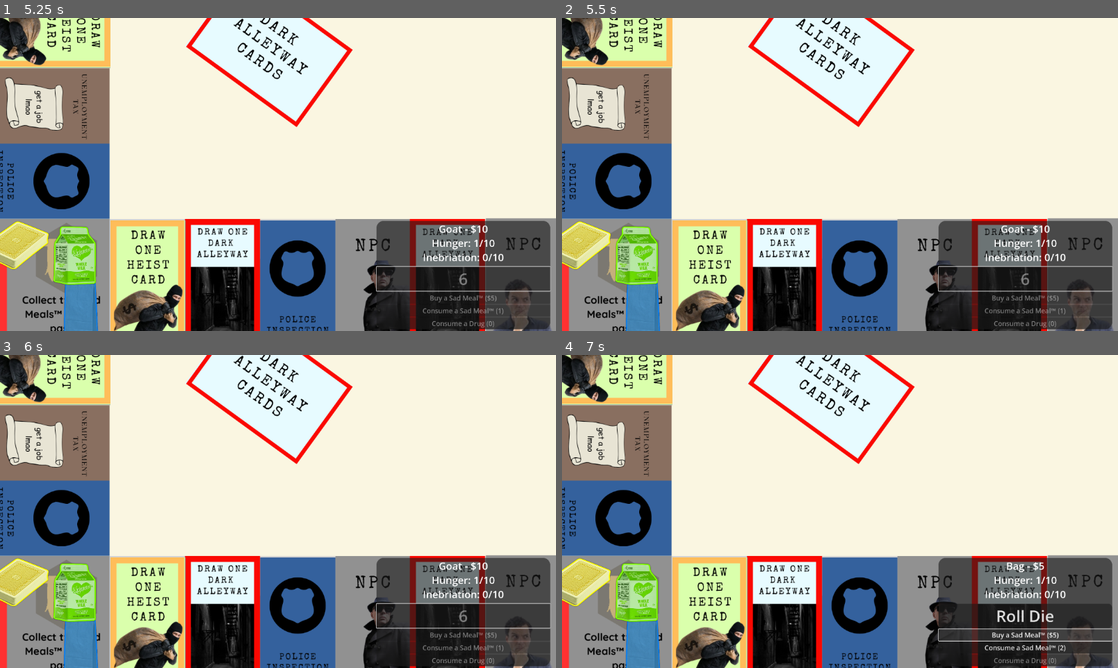
Above: before the commit, frames 1-4 (two rows, left to right).
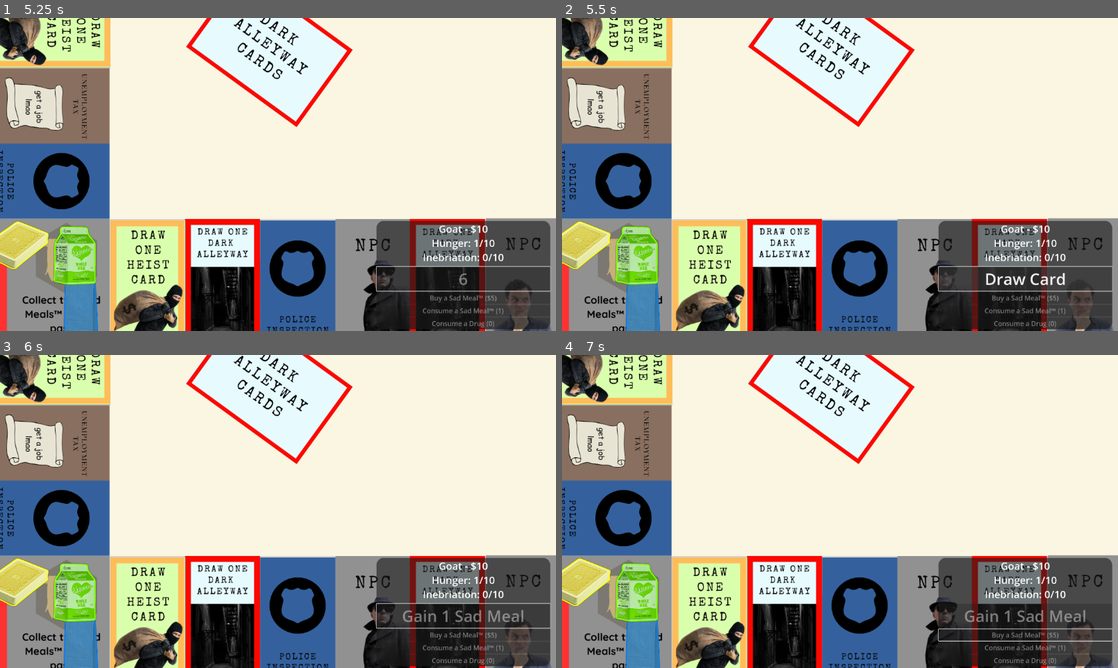
Above: after the commit, the same moments.

Repository: Dead-Vortex/unemployment-simulator
Game: Godot game, scene res://board.tscn
The game is run twice, just before and just after one commit, with the same random seed, the same clock (stepped at 60 frames per second) and the same inputs.
Inputs (mouse positions are in pixels of both pictures, inside the frame that each line leads up to):
- Up to frame 1 (5.25 s): click "Roll Die" at 0.5 s; tap Enter at 1.25, 2.75, 4.25 s; tap Down (camera_down) at 1.35 s; tap Space at 2, 3.5 s; tap Left (camera_left) at 2.1 s; tap Right (camera_right) at 2.85 s; tap Up (camera_up) at 3.6 s; tap = (camera_zoom_in) at 4.35 s; tap - (camera_zoom_out) at 5.1 s
- Up to frame 2 (5.5 s): no input
- Up to frame 3 (6 s): click (461, 614) at 5.75 s, where only the run after the commit has a clickable "Draw Card"
- Up to frame 4 (7 s): click (1023, 633) at 6.5 s, where only the run before the commit has a clickable "Buy a Sad Meal™ ($5)"

Frame 1 is identical in both runs. In frame 2, 0.3% of the frame differs, in the area x 76-91%, y 81-86%; in frame 3, 0.3%; in frame 4, 1.0%, in the area x 68-96%, y 66-96%.

Commit message:
implemented more board spaces and jail
- variable for how many players are alive
- added ui for heist/npc spaces (and more?)
- dark alleyway now functions
- fixed a bug that stopped literally every board space except police inspection from working (indentation)
- probably more but i dont remember

Diff:
--- a/board.tscn
+++ b/board.tscn
@@ -193,7 +193,7 @@
 layout_mode = 2
 theme_override_font_sizes/font_size = 55
 theme_override_styles/normal = SubResource("StyleBoxFlat_mgc1s")
-text = "Player has drugs, go to jail"
+text = "Roll Die"
 
 [node name="BuySadMeal" type="Button" parent="CanvasLayer/PanelContainer/VBoxContainer"]
 layout_mode = 2
@@ -211,8 +211,43 @@
 theme_override_font_sizes/font_size = 23
 disabled = true
 text = "Consume a Drug (0)"
+
+[node name="SpaceUI" type="PanelContainer" parent="CanvasLayer"]
+visible = false
+offset_left = 25.0
+offset_top = 700.0
+offset_right = 625.003
+offset_bottom = 953.355
+
+[node name="VBoxContainer" type="VBoxContainer" parent="CanvasLayer/SpaceUI"]
+layout_mode = 2
+
+[node name="PoorTextLabel" type="RichTextLabel" parent="CanvasLayer/SpaceUI/VBoxContainer"]
+custom_minimum_size = Vector2(0, 120)
+layout_mode = 2
+theme_override_font_sizes/normal_font_size = 25
+text = "Text that shows up when you land on a space
+Thank you for reading my source code
+more line testing to see howlong the textbox can go ooooooooooooooooo"
+fit_content = true
+horizontal_alignment = 1
+vertical_alignment = 1
+
+[node name="Button1" type="Button" parent="CanvasLayer/SpaceUI/VBoxContainer"]
+custom_minimum_size = Vector2(0, 80)
+layout_mode = 2
+theme_override_font_sizes/font_size = 30
+text = "Button 1 Text"
+
+[node name="Button2" type="Button" parent="CanvasLayer/SpaceUI/VBoxContainer"]
+custom_minimum_size = Vector2(0, 80)
+layout_mode = 2
+theme_override_font_sizes/font_size = 30
+text = "Some other action"
 
 [connection signal="pressed" from="CanvasLayer/PanelContainer/VBoxContainer/Dice" to="." method="_on_dice_roll_button_pressed"]
 [connection signal="pressed" from="CanvasLayer/PanelContainer/VBoxContainer/BuySadMeal" to="." method="_on_buy_sad_meal_button_pressed"]
 [connection signal="pressed" from="CanvasLayer/PanelContainer/VBoxContainer/SadMeal" to="." method="_on_eat_sad_meal_pressed"]
 [connection signal="pressed" from="CanvasLayer/PanelContainer/VBoxContainer/Drug" to="." method="_on_use_drug_pressed"]
+[connection signal="pressed" from="CanvasLayer/SpaceUI/VBoxContainer/Button1" to="." method="_on_second_ui_button_1_pressed"]
+[connection signal="pressed" from="CanvasLayer/SpaceUI/VBoxContainer/Button2" to="." method="_on_second_ui_button_2_pressed"]
--- a/scripts/game.gd
+++ b/scripts/game.gd
@@ -9,6 +9,7 @@
 @onready var player4 = $Milk # these might be useless? if they are i will remove them (this is a reminder)
 var player_piece_names : Dictionary = {1: "Goat", 2: "Bag", 3: "Cards", 4: "Milk"}
 var current_player : int = 1
+var living_humans : int = 4
 
 # UI
 @onready var status_label = $CanvasLayer/PanelContainer/VBoxContainer/StatusLabel
@@ -17,16 +18,25 @@
 @onready var eat_sad_meal_button = $CanvasLayer/PanelContainer/VBoxContainer/SadMeal
 @onready var rhymes_with_grug_button = $CanvasLayer/PanelContainer/VBoxContainer/Drug # I have an idea!
 
+# Other shitty ui i needed for some bullshit
+@onready var second_ui = $CanvasLayer/SpaceUI
+@onready var second_ui_text_label = $CanvasLayer/SpaceUI/VBoxContainer/PoorTextLabel
+@onready var second_ui_button1 = $CanvasLayer/SpaceUI/VBoxContainer/Button1
+@onready var second_ui_button2 = $CanvasLayer/SpaceUI/VBoxContainer/Button2
+
 # Turn logic
 var before_turn : bool = true
 signal die_rolled
 var die_roll : int = 2
 
+var die_roll_jail1 : int = 1
+var die_roll_jail2 : int = 2
+
 var player_stats : Array = [ # Self explanitory.
-	{"money": 10, "hunger": 0, "inebriation": 0, "sadmeals": 1, "drugs": 0, "space": 0, "alive": true},
-	{"money": 10, "hunger": 0, "inebriation": 0, "sadmeals": 1, "drugs": 0, "space": 0, "alive": true},
-	{"money": 10, "hunger": 0, "inebriation": 0, "sadmeals": 1, "drugs": 0, "space": 0, "alive": true},
-	{"money": 10, "hunger": 0, "inebriation": 0, "sadmeals": 1, "drugs": 0, "space": 0, "alive": true}
+	{"money": 10, "hunger": 0, "inebriation": 0, "sadmeals": 1, "drugs": 0, "space": 0, "jail": 0, "alive": true},
+	{"money": 10, "hunger": 0, "inebriation": 0, "sadmeals": 1, "drugs": 0, "space": 0, "jail": 0, "alive": true},
+	{"money": 10, "hunger": 0, "inebriation": 0, "sadmeals": 1, "drugs": 0, "space": 0, "jail": 0, "alive": true},
+	{"money": 10, "hunger": 0, "inebriation": 0, "sadmeals": 1, "drugs": 0, "space": 0, "jail": 0, "alive": true}
 ]
 
 # Board Spaces
@@ -40,16 +50,28 @@
 # Just Visiting - 14
 # Bar - 21
 
+# Cards
+var dark_alleyway_cards : Array = [0, 0, 0, 0, 0, 1, 2, 2, 2, 1, 1, 1, 3, 3, 3, 4, 1, 1, 4, 4, 5, 5, 6, 6]
+var dark_alleyway_outcomes : Dictionary = {0: "Gain 1 Drug", 1: "Gain 1 Sad Meal", 2: "Gain 2 Drugs", 3: "Lose $1", 4: "Lose $5", 5: "Lose 1 Sad Meal", 6: "Lose 2 Drugs"}
+var dark_alleyway_card : int = 0
+
+var heist_cards : Array = [{"task": "Roll an odd number", "success": "Gain 3 Drugs", "fail": "Pay $2"}]
+var heist_card : int = 0
+
 func _ready() -> void:
 	if player_stats[0]["alive"] == false:
 		player1.visible = false
+		living_humans -= 1
 	if player_stats[1]["alive"] == false:
 		player2.visible = false
+		living_humans -= 1
 	if player_stats[2]["alive"] == false:
 		player3.visible = false
+		living_humans -= 1
 	if player_stats[3]["alive"] == false:
 		player4.visible = false
-	while true:
+		living_humans -= 1
+	while living_humans > 1:
 		if player_stats[0]["alive"] == true:
 			await(game_turn(1))
 		if player_stats[1]["alive"] == true:
@@ -79,89 +101,165 @@
 	current_player = player
 	# Initialize UI
 	die_button.disabled = false
-	player_stats[player - 1]["hunger"] += 1
-	player_stats[player - 1]["inebriation"] -= 1
-	if player_stats[player - 1]["inebriation"] < 0:
-		player_stats[player - 1]["inebriation"] = 0
-	if player_stats[player - 1]["hunger"] >= 10 or player_stats[player - 1]["inebriation"] >= 10:
-		eliminate_player(player)
-		return
+	if player_stats[player - 1]["jail"] != -1:
+		player_stats[player - 1]["hunger"] += 1
+		player_stats[player - 1]["inebriation"] -= 1
+		if player_stats[player - 1]["inebriation"] < 0:
+			player_stats[player - 1]["inebriation"] = 0
+		if player_stats[player - 1]["hunger"] >= 10 or player_stats[player - 1]["inebriation"] >= 10:
+			eliminate_player(player)
+			return
+	else:
+		player_stats[player - 1]["jail"] = 0
 	update_ui()
-	# Die Roll
-	await(die_rolled)
-	die_button.disabled = true
-	purchase_sad_meal_button.disabled = true
-	eat_sad_meal_button.disabled = true
-	rhymes_with_grug_button.disabled = true
-	for i in randi_range(6, 10):
-		if player_stats[player - 1]["inebriation"] >= 4:
-			die_roll = (randi_range(1, 6) + randi_range(1, 6))
-		else:
-			die_roll = randi_range(1, 6)
-		die_button.text = str(die_roll)
-		await get_tree().create_timer(0.2).timeout
-	await get_tree().create_timer(0.5).timeout
-	await(move_player_spaces(player, die_roll))
-	# Board Space Actions
-	if police_inspection_spaces.has(player_stats[player - 1]["space"]):
-		print(player_piece_names[player] + " landed on Police Inspection")
-		die_button.text = "Roll Die (Police)"
-		die_button.disabled = false
+	if player_stats[player - 1]["jail"] == 0:
+		# Die Roll
+		await(die_rolled)
+		die_button.disabled = true
+		purchase_sad_meal_button.disabled = true
+		eat_sad_meal_button.disabled = true
+		rhymes_with_grug_button.disabled = true
+		for i in randi_range(6, 10):
+			if player_stats[player - 1]["inebriation"] >= 4:
+				die_roll = (randi_range(1, 6) + randi_range(1, 6))
+			else:
+				die_roll = randi_range(1, 6)
+			die_button.text = str(die_roll)
+			await get_tree().create_timer(0.2).timeout
+		await get_tree().create_timer(0.5).timeout
+		await(move_player_spaces(player, 4))
+		# Board Space Actions
+		if police_inspection_spaces.has(player_stats[player - 1]["space"]):
+			print(player_piece_names[player] + " landed on Police Inspection")
+			die_button.text = "Roll Die (Police)"
+			die_button.disabled = false
+			await(die_rolled)
+			die_button.disabled = true
+			for i in randi_range(6, 10):
+				die_roll = randi_range(1, 6)
+				die_button.text = str(die_roll)
+				await get_tree().create_timer(0.2).timeout
+			await get_tree().create_timer(0.5).timeout
+			if die_roll == 1:
+				die_button.text = "Safe"
+			elif die_roll == 2 or die_roll == 3:
+				if player_stats[player - 1]["drugs"] > 0:
+					# go to jail
+					die_button.text = ">0 Drugs, Jail"
+				else:
+					die_button.text = "No Drugs, Safe"
+			elif die_roll == 4 or die_roll == 5:
+				if player_stats[player - 1]["inebriation"] >= 4:
+					# go to jail
+					die_button.text = "Inebriated, Jail"
+				else:
+					move_player_spaces(player, -2)
+					die_button.text = "Low Inebriation, Back 2"
+			elif die_roll == 6:
+				if player_stats[player - 1]["money"] >= 10:
+					player_stats[player - 1]["money"] -= 10
+					status_label.text = player_piece_names[current_player] + " - $" + str(player_stats[current_player - 1]["money"]) + "\nHunger: " + str(player_stats[current_player - 1]["hunger"]) + "/10\nInebriation: " + str(player_stats[current_player - 1]["inebriation"]) + "/10"
+					die_button.text = "Pay $10"
+				else:
+					# go to jail
+					die_button.text = "<$10, Jail"
+			await get_tree().create_timer(2).timeout
+		elif dark_alleyway_spaces.has(player_stats[player - 1]["space"]):
+			print(player_piece_names[player] + " landed on Dark Alleyway")
+			die_button.text = "Draw Card"
+			die_button.disabled = false
+			await(die_rolled)
+			die_button.disabled = true
+			for i in randi_range(6, 10):
+				dark_alleyway_card = dark_alleyway_cards.pick_random()
+				die_button.text = str(dark_alleyway_outcomes[dark_alleyway_card])
+				await get_tree().create_timer(0.2).timeout
+			await get_tree().create_timer(0.8).timeout
+			if dark_alleyway_card == 0:
+				player_stats[player - 1]["drugs"] += 1
+			elif dark_alleyway_card == 1:
+				player_stats[player - 1]["sadmeals"] += 1
+			elif dark_alleyway_card == 2:
+				player_stats[player - 1]["drugs"] += 2
+			elif dark_alleyway_card == 3:
+				player_stats[player - 1]["money"] -= 1
+				if player_stats[player - 1]["money"] < 0:
+					player_stats[player - 1]["money"] = 0
+			elif dark_alleyway_card == 4:
+				player_stats[player - 1]["money"] -= 5
+				if player_stats[player - 1]["money"] < 0:
+					player_stats[player - 1]["money"] = 0
+			elif dark_alleyway_card == 5:
+				player_stats[player - 1]["sadmeals"] -= 1
+				if player_stats[player - 1]["sadmeals"] < 0:
+					player_stats[player - 1]["sadmeals"] = 0
+			elif dark_alleyway_card == 6:
+				player_stats[player - 1]["drugs"] -= 2
+				if player_stats[player - 1]["drugs"] < 0:
+					player_stats[player - 1]["drugs"] = 0
+		elif heist_spaces.has(player_stats[player - 1]["space"]):
+			print(player_piece_names[player] + " landed on Heist")
+			heist_card = randi_range(0, 9)
+
+			second_ui.visible = true
+		elif npc_spaces.has(player_stats[player - 1]["space"]):
+			print(player_piece_names[player] + " landed on NPC")
+		elif player_stats[player - 1]["space"] == 2:
+			print(player_piece_names[player] + " landed on Unemployment Tax")
+			if player_stats[player - 1]["money"] >= 10:
+				player_stats[player - 1]["money"] -= 10
+			else:
+				imprison(player)
+		elif player_stats[player - 1]["space"] == 7:
+			print(player_piece_names[player] + " landed on Casino")
+		elif player_stats[player - 1]["space"] == 21:
+			print(player_piece_names[player] + " landed on Bar")
+			if player_stats[player - 1]["money"] >= 2:
+				player_stats[player - 1]["money"] -= 2
+			player_stats[player - 1]["inebriation"] += 3
+			if player_stats[player - 1]["inebriation"] >= 10:
+				eliminate_player(player)
+				return
+			else:
+				update_ui()
+				await get_tree().create_timer(1).timeout
+
+
+
+	elif player_stats[player - 1]["jail"] > 0:
+		# Jail turn
+		die_button.text = "Roll Dice (" + str(player_stats[player - 1]["jail"]) + " turns left)"
+		purchase_sad_meal_button.disabled = true
+		eat_sad_meal_button.disabled = true
+		rhymes_with_grug_button.disabled = true
 		await(die_rolled)
 		die_button.disabled = true
 		for i in randi_range(6, 10):
-			die_roll = randi_range(1, 6)
-			die_button.text = str(die_roll)
+			die_roll_jail1 = randi_range(1, 6)
+			die_roll_jail2 = randi_range(1, 6)
+			die_button.text = str(die_roll_jail1) + " " + str(die_roll_jail2)
 			await get_tree().create_timer(0.2).timeout
 		await get_tree().create_timer(0.5).timeout
-		if die_roll == 1:
-			die_button.text = "Safe"
-		elif die_roll == 2 or die_roll == 3:
-			if player_stats[player - 1]["drugs"] > 0:
-				# go to jail
-				die_button.text = ">0 Drugs, Jail"
-			else:
-				die_button.text = "No Drugs, Safe"
-		elif die_roll == 4 or die_roll == 5:
-			if player_stats[player - 1]["inebriation"] >= 4:
-				# go to jail
-				die_button.text = "Inebriated, Jail"
-			else:
-				move_player_spaces(player, -2)
-				die_button.text = "Low Inebriation, Back 2"
-		elif die_roll == 6:
-			if player_stats[player - 1]["money"] >= 10:
-				player_stats[player - 1]["money"] -= 10
-				status_label.text = player_piece_names[current_player] + " - $" + str(player_stats[current_player - 1]["money"]) + "\nHunger: " + str(player_stats[current_player - 1]["hunger"]) + "/10\nInebriation: " + str(player_stats[current_player - 1]["inebriation"]) + "/10"
-				die_button.text = "Pay $10"
-			else:
-				# go to jail
-				die_button.text = "<$10, Jail"
-		await get_tree().create_timer(2).timeout
-
-	elif dark_alleyway_spaces.has(player_stats[player - 1]["space"]):
-		print(player_piece_names[player] + " landed on Dark Alleyway")
-	elif heist_spaces.has(player_stats[player - 1]["space"]):
-		print(player_piece_names[player] + " landed on Heist")
-	elif npc_spaces.has(player_stats[player - 1]["space"]):
-		print(player_piece_names[player] + " landed on NPC")
-	elif player_stats[player - 1]["space"] == 2:
-		print(player_piece_names[player] + " landed on Unemployment Tax")
-	elif player_stats[player - 1]["space"] == 7:
-		print(player_piece_names[player] + " landed on Casino")
-	elif player_stats[player - 1]["space"] == 21:
-		print(player_piece_names[player] + " landed on Bar")
-		if player_stats[player - 1]["money"] >= 2:
-			player_stats[player - 1]["money"] -= 2
-		player_stats[player - 1]["inebriation"] += 3
-		if player_stats[player - 1]["inebriation"] >= 10:
-			eliminate_player(player)
-			return
+		if die_roll_jail1 == die_roll_jail2:
+			player_stats[player - 1]["jail"] = -1
+			die_button.text = "Doubles! Released!"
+			get_node(player_piece_names[player]).global_position = get_node("BoardSpaces/Space14").global_position
+			player_stats[player - 1]["space"] = 14
+			await get_tree().create_timer(0.6).timeout
+			await(game_turn(player))
 		else:
-			update_ui()
-			await get_tree().create_timer(1).timeout
-
-func update_ui():
+			die_button.text = "Failed doubles!"
+			player_stats[player - 1]["jail"] -= 1
+			await get_tree().create_timer(0.7).timeout
+			if player_stats[player - 1]["jail"] == 0:
+				die_button.text = "Served jail time"
+				player_stats[player - 1]["jail"] = -1
+				get_node(player_piece_names[player]).global_position = get_node("BoardSpaces/Space14").global_position
+				player_stats[player - 1]["space"] = 14
+				await get_tree().create_timer(0.5).timeout
+				await(game_turn(player))
+
+func update_ui() -> void:
 	status_label.text = player_piece_names[current_player] + " - $" + str(player_stats[current_player - 1]["money"]) + "\nHunger: " + str(player_stats[current_player - 1]["hunger"]) + "/10\nInebriation: " + str(player_stats[current_player - 1]["inebriation"]) + "/10"
 	# haha funny small text difference
 	if player_stats[current_player - 1]["inebriation"] >= 4:
@@ -183,7 +281,7 @@
 	else:
 		rhymes_with_grug_button.disabled = false
 
-func move_player_spaces(player : int, spaces : int):
+func move_player_spaces(player : int, spaces : int) -> void:
 	if spaces > 0:
 		for i in spaces:
 			player_stats[player - 1]["space"] += 1
@@ -199,10 +297,16 @@
 			get_node(player_piece_names[player]).global_position = get_node("BoardSpaces/Space" + str(player_stats[player - 1]["space"])).global_position
 			await get_tree().create_timer(0.5).timeout
 
-func eliminate_player(player):
+func eliminate_player(player) -> void:
 	player_stats[player - 1]["alive"] = false
 	get_node(player_piece_names[player]).visible = false
+	living_humans -= 1
 	print(player_piece_names[player] + " died!")
+
+func imprison(player) -> void:
+	player_stats[player - 1]["jail"] = 3
+	get_node(player_piece_names[player]).global_position = get_node("BoardSpaces/Jail").global_position
+	print(player_piece_names[player] + " was sent to jail!")
 
 func _on_dice_roll_button_pressed() -> void:
 	emit_signal("die_rolled")
@@ -233,6 +337,11 @@
 			pass
 		update_ui()
 
+func _on_second_ui_button_1_pressed() -> void:
+	pass # Replace with function body.
+
+func _on_second_ui_button_2_pressed() -> void:
+	pass # Replace with function body.
 
 # Old, bad code because i forgot dictionaries exist
 ## Player 1
Not shown, changed: docs/index.html
Not shown, changed: docs/index.pck
